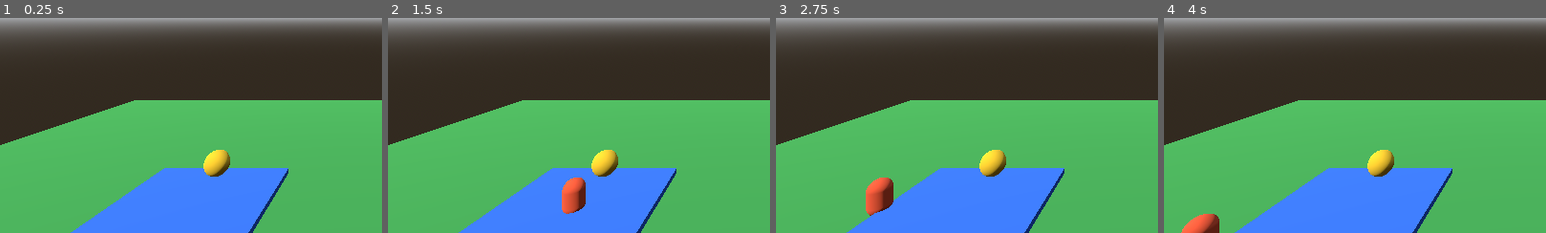
Above: before the commit, frames 1-4 (left to right).
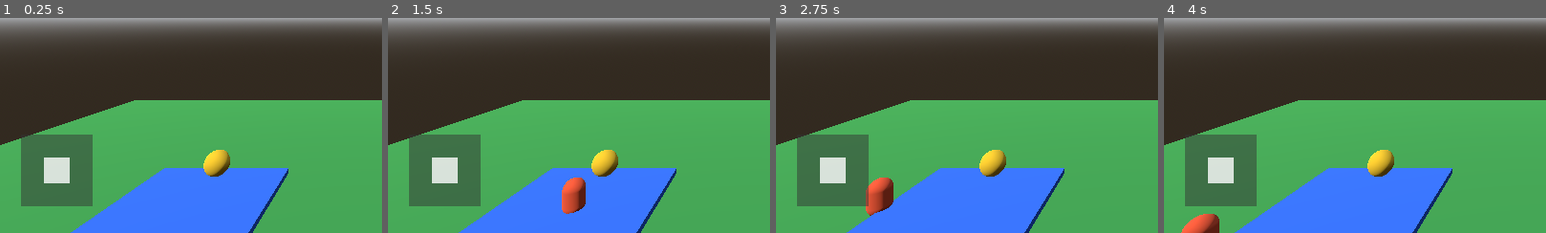
Above: after the commit, the same moments.

Repository: Stealtheeggs/steal-the-eggs
Game: Godot game, scene res://main.tscn
The game is run twice, just before and just after one commit, with the same random seed, the same clock (stepped at 60 frames per second) and the same inputs.
Inputs (mouse positions are % of the whole screen's width and height, from its top left):
- Up to frame 1 (0.25 s): no input
- Up to frame 2 (1.5 s): tap Enter at 0.5 s; move the mouse to (45, 70) at 0.52 s; hold Up (ui_up) 0.53-1.25 s; click (45, 70) at 0.67 s; drag from (80, 65) to (45, 70) at 1.27 s
- Up to frame 3 (2.75 s): tap Space at 2 s; move the mouse to (20, 35) at 2.02 s; hold Left (ui_left) from 2.03 s (still down)
- Up to frame 4 (4 s): release Left (ui_left) at 2.75 s; drag from (55, 50) to (20, 35) at 2.77 s; tap Enter at 3.5 s; move the mouse to (35, 25) at 3.52 s; hold Down (ui_down) from 3.53 s (still down)
The pictures show only the part of the screen within x 0-50%, y 50-100%; the shares and areas given below are measured in that part.

The runs differ from the first frame. In frame 1, 6.2% of the frame differs, in the area x 5-25%, y 54-88%; in frame 2, 6.2%; in frame 3, 6.2%; in frame 4, 6.2%.

Commit message:
Update two main.gd

Diff:
--- a/main.gd
+++ b/main.gd
@@ -1,32 +1,35 @@
 extends Node3D
 
-var player_speed: float = 6.0
-
 var player: CharacterBody3D
-var camera: Camera3D
+var joy_center := Vector2.ZERO
+var joy_value := Vector2.ZERO
+var joy_active := false
+var joy_base: ColorRect
+var joy_knob: ColorRect
+var joy_radius := 55.0
+var speed := 6.0
 
 
 func _ready() -> void:
-	create_environment()
-	create_ground()
-	create_base()
-	create_egg()
-	create_player()
+	make_world()
+	make_ground()
+	make_base()
+	make_egg()
+	make_player()
+	make_controls()
 
 
 func _physics_process(delta: float) -> void:
-	if player == null:
-		return
+	var input_dir := joy_value
 
-	var input_dir := Vector2(
-		Input.get_action_strength("ui_right") - Input.get_action_strength("ui_left"),
-		Input.get_action_strength("ui_down") - Input.get_action_strength("ui_up")
-	)
+	input_dir.x += Input.get_action_strength("ui_right")
+	input_dir.x -= Input.get_action_strength("ui_left")
+	input_dir.y += Input.get_action_strength("ui_down")
+	input_dir.y -= Input.get_action_strength("ui_up")
+	input_dir = input_dir.limit_length(1.0)
 
-	var direction := Vector3(input_dir.x, 0, input_dir.y).normalized()
-
-	player.velocity.x = direction.x * player_speed
-	player.velocity.z = direction.z * player_speed
+	player.velocity.x = input_dir.x * speed
+	player.velocity.z = input_dir.y * speed
 
 	if not player.is_on_floor():
 		player.velocity.y -= 20.0 * delta
@@ -36,104 +39,133 @@
 	player.move_and_slide()
 
 
-func create_environment() -> void:
-	var world_environment := WorldEnvironment.new()
-	var environment := Environment.new()
+func make_world() -> void:
+	var env := WorldEnvironment.new()
+	var e := Environment.new()
+	e.background_mode = Environment.BG_SKY
+	e.sky = Sky.new()
+	e.sky.sky_material = ProceduralSkyMaterial.new()
+	env.environment = e
+	add_child(env)
 
-	environment.background_mode = Environment.BG_SKY
-	environment.sky = Sky.new()
-	environment.sky.sky_material = ProceduralSkyMaterial.new()
+	var light := DirectionalLight3D.new()
+	light.rotation_degrees = Vector3(-50, -30, 0)
+	add_child(light)
 
-	world_environment.environment = environment
-	add_child(world_environment)
-
-	var sunlight := DirectionalLight3D.new()
-	sunlight.rotation_degrees = Vector3(-50, -30, 0)
-	sunlight.light_energy = 1.2
-	add_child(sunlight)
-
-	camera = Camera3D.new()
-	camera.position = Vector3(10, 10, 14)
-	camera.look_at(Vector3.ZERO, Vector3.UP)
-	camera.current = true
-	add_child(camera)
+	var cam := Camera3D.new()
+	cam.position = Vector3(10, 10, 14)
+	cam.look_at(Vector3.ZERO)
+	cam.current = true
+	add_child(cam)
 
 
-func create_ground() -> void:
-	var ground := StaticBody3D.new()
-	ground.position.y = -0.5
+func make_ground() -> void:
+	var body := StaticBody3D.new()
+	body.position.y = -0.5
 
-	var mesh_instance := MeshInstance3D.new()
 	var mesh := BoxMesh.new()
 	mesh.size = Vector3(40, 1, 40)
-	mesh_instance.mesh = mesh
+	var visual := MeshInstance3D.new()
+	visual.mesh = mesh
+	visual.material_override = mat(Color(0.25, 0.65, 0.3))
+	body.add_child(visual)
 
-	var material := StandardMaterial3D.new()
-	material.albedo_color = Color(0.25, 0.65, 0.3)
-	mesh_instance.material_override = material
-	ground.add_child(mesh_instance)
-
-	var collision := CollisionShape3D.new()
+	var col := CollisionShape3D.new()
 	var shape := BoxShape3D.new()
-	shape.size = Vector3(40, 1, 40)
-	collision.shape = shape
-	ground.add_child(collision)
-
-	add_child(ground)
+	shape.size = mesh.size
+	col.shape = shape
+	body.add_child(col)
+	add_child(body)
 
 
-func create_base() -> void:
+func make_base() -> void:
 	var base := MeshInstance3D.new()
 	var mesh := BoxMesh.new()
-
 	mesh.size = Vector3(8, 0.3, 8)
 	base.mesh = mesh
 	base.position = Vector3(0, 0.2, 0)
-
-	var material := StandardMaterial3D.new()
-	material.albedo_color = Color(0.2, 0.45, 1.0)
-	base.material_override = material
-
+	base.material_override = mat(Color(0.2, 0.45, 1.0))
 	add_child(base)
 
 
-func create_egg() -> void:
+func make_egg() -> void:
 	var egg := MeshInstance3D.new()
 	var mesh := SphereMesh.new()
-
 	mesh.radius = 0.7
 	mesh.height = 1.5
 	egg.mesh = mesh
 	egg.position = Vector3(0, 1.2, -3)
-
-	var material := StandardMaterial3D.new()
-	material.albedo_color = Color(1.0, 0.8, 0.15)
-	egg.material_override = material
-
+	egg.material_override = mat(Color(1.0, 0.8, 0.15))
 	add_child(egg)
 
 
-func create_player() -> void:
+func make_player() -> void:
 	player = CharacterBody3D.new()
 	player.name = "Player"
 	player.position = Vector3(0, 1.2, 4)
 
-	var mesh_instance := MeshInstance3D.new()
-	var capsule := CapsuleMesh.new()
-	capsule.radius = 0.5
-	capsule.height = 1.8
-	mesh_instance.mesh = capsule
+	var visual := MeshInstance3D.new()
+	var mesh := CapsuleMesh.new()
+	mesh.radius = 0.5
+	mesh.height = 1.8
+	visual.mesh = mesh
+	visual.material_override = mat(Color(1.0, 0.35, 0.2))
+	player.add_child(visual)
 
-	var material := StandardMaterial3D.new()
-	material.albedo_color = Color(1.0, 0.35, 0.2)
-	mesh_instance.material_override = material
-	player.add_child(mesh_instance)
-
-	var collision := CollisionShape3D.new()
+	var col := CollisionShape3D.new()
 	var shape := CapsuleShape3D.new()
 	shape.radius = 0.5
 	shape.height = 1.8
-	collision.shape = shape
-	player.add_child(collision)
+	col.shape = shape
+	player.add_child(col)
+	add_child(player)
 
-	add_child(player)
+
+func make_controls() -> void:
+	var layer := CanvasLayer.new()
+	add_child(layer)
+
+	var size := get_viewport().get_visible_rect().size
+	joy_center = Vector2(95, size.y - 105)
+
+	joy_base = ColorRect.new()
+	joy_base.position = joy_center - Vector2(60, 60)
+	joy_base.size = Vector2(120, 120)
+	joy_base.color = Color(0.2, 0.2, 0.2, 0.5)
+	layer.add_child(joy_base)
+
+	joy_knob = ColorRect.new()
+	joy_knob.size = Vector2(44, 44)
+	joy_knob.color = Color(1, 1, 1, 0.8)
+	layer.add_child(joy_knob)
+	update_joystick()
+
+
+func update_joystick() -> void:
+	joy_knob.position = joy_center + joy_value * joy_radius - Vector2(22, 22)
+
+
+func _input(event: InputEvent) -> void:
+	if event is InputEventScreenTouch:
+		if event.pressed:
+			if event.position.distance_to(joy_center) < 100:
+				joy_active = true
+				set_joy(event.position)
+		else:
+			joy_active = false
+			joy_value = Vector2.ZERO
+			update_joystick()
+
+	elif event is InputEventScreenDrag and joy_active:
+		set_joy(event.position)
+
+
+func set_joy(pos: Vector2) -> void:
+	joy_value = ((pos - joy_center) / joy_radius).limit_length(1.0)
+	update_joystick()
+
+
+func mat(color: Color) -> StandardMaterial3D:
+	var material := StandardMaterial3D.new()
+	material.albedo_color = color
+	return material
